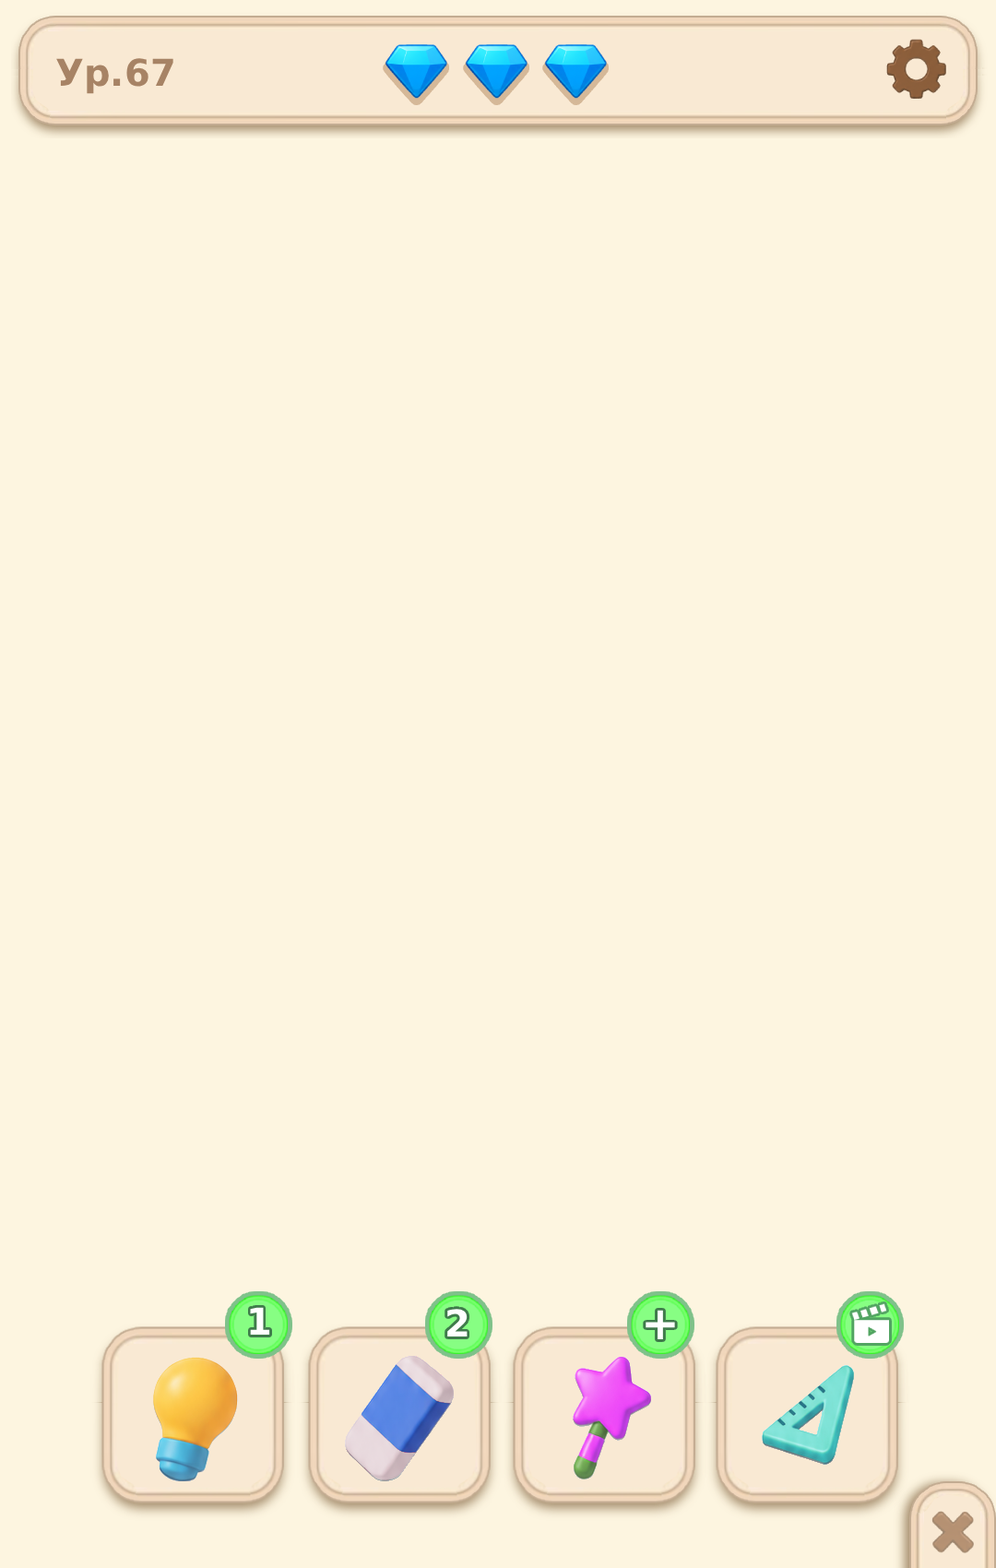
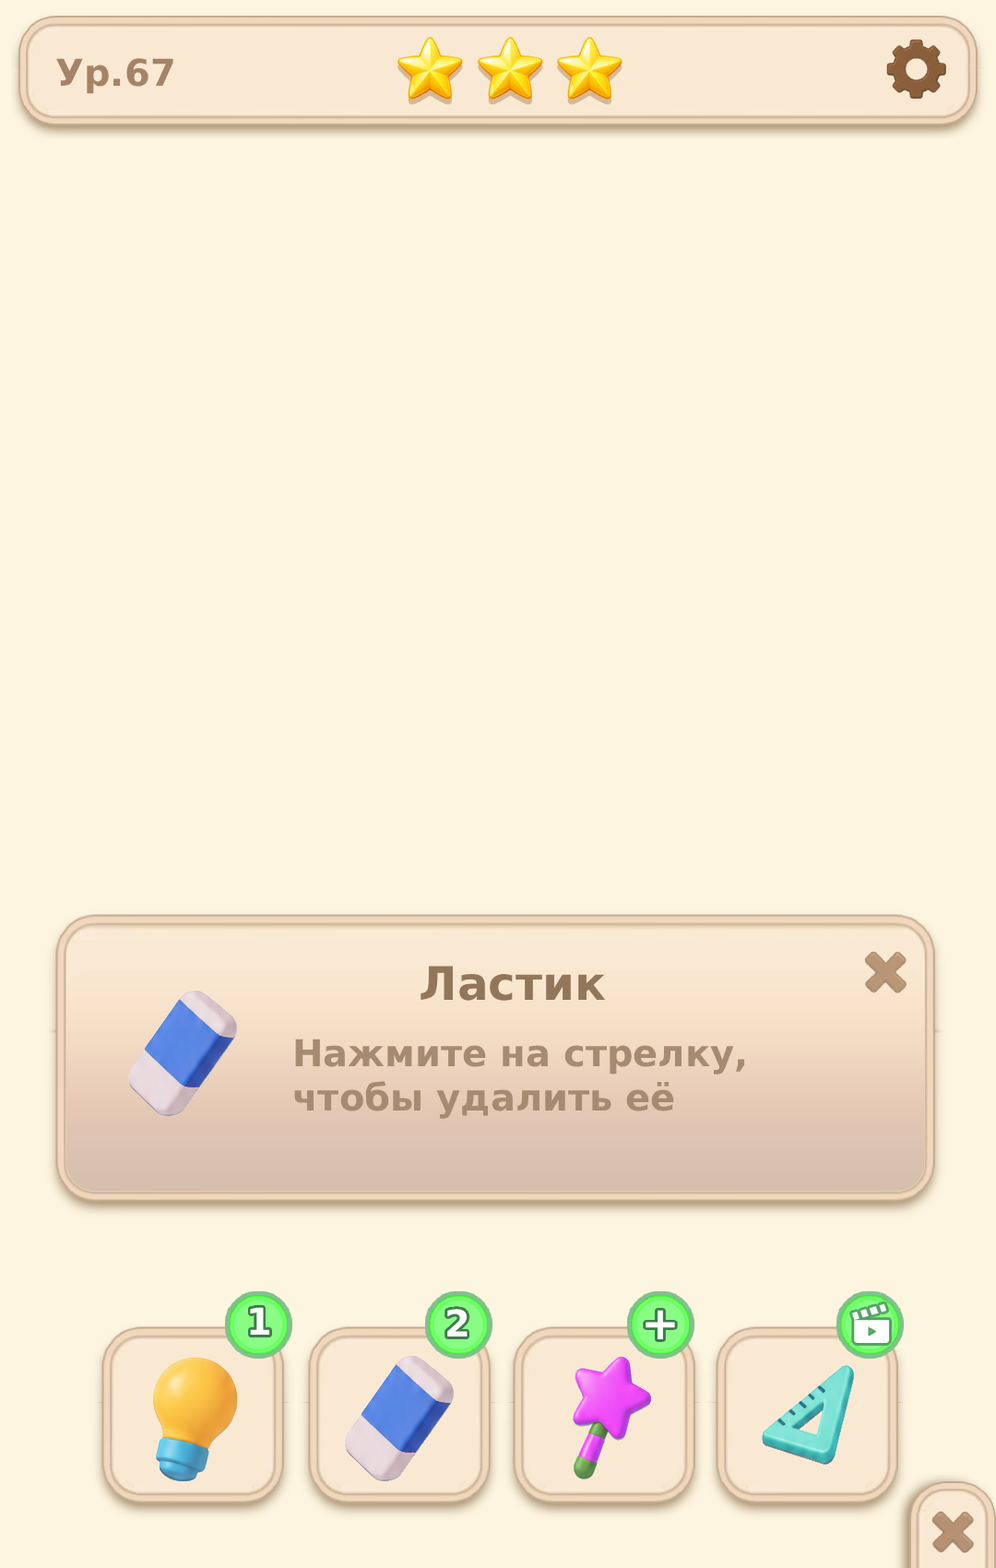
Revision of a layered 996×1568 image; what changed, layer by layer:
added layer "Нажмите на стрелку, чтобы удали" above "_close" over (x1=294, y1=1038, x2=746, y2=1119)
added layer "_close" above "Ластик" over (x1=864, y1=950, x2=907, y2=994)
added layer "Ластик" above "_eraser_icon copy" over (x1=420, y1=965, x2=606, y2=1001)
added layer "_eraser_icon copy" above "hint_panel" over (x1=128, y1=990, x2=238, y2=1117)
added layer "hint_panel" above "bulb_icon" over (x1=46, y1=912, x2=946, y2=1218)
removed layer "_diamond" (1st of 3) over (x1=545, y1=44, x2=607, y2=99)
added layer "_star copy 2" above "_star copy" over (x1=557, y1=36, x2=623, y2=100)
added layer "_star copy" above "star" over (x1=477, y1=36, x2=544, y2=100)
added layer "star" above "star_bg" over (x1=397, y1=36, x2=464, y2=100)
added layer "star_bg" above "_star_bg copy 2" over (x1=397, y1=42, x2=464, y2=106)
added layer "_star_bg copy 2" above "_star_bg copy" over (x1=557, y1=42, x2=623, y2=106)
added layer "_star_bg copy" above "setting_icon" over (x1=477, y1=42, x2=544, y2=106)
removed layer "_diamond_bg" (1st of 2) over (x1=542, y1=46, x2=609, y2=106)
removed layer "_diamond" (2nd of 3) over (x1=465, y1=44, x2=528, y2=99)
removed layer "_diamond_bg" (2nd of 2) over (x1=463, y1=46, x2=530, y2=106)
removed layer "_diamond" (3rd of 3) over (x1=385, y1=44, x2=448, y2=99)
removed layer "diamond_bg" over (x1=382, y1=46, x2=450, y2=106)